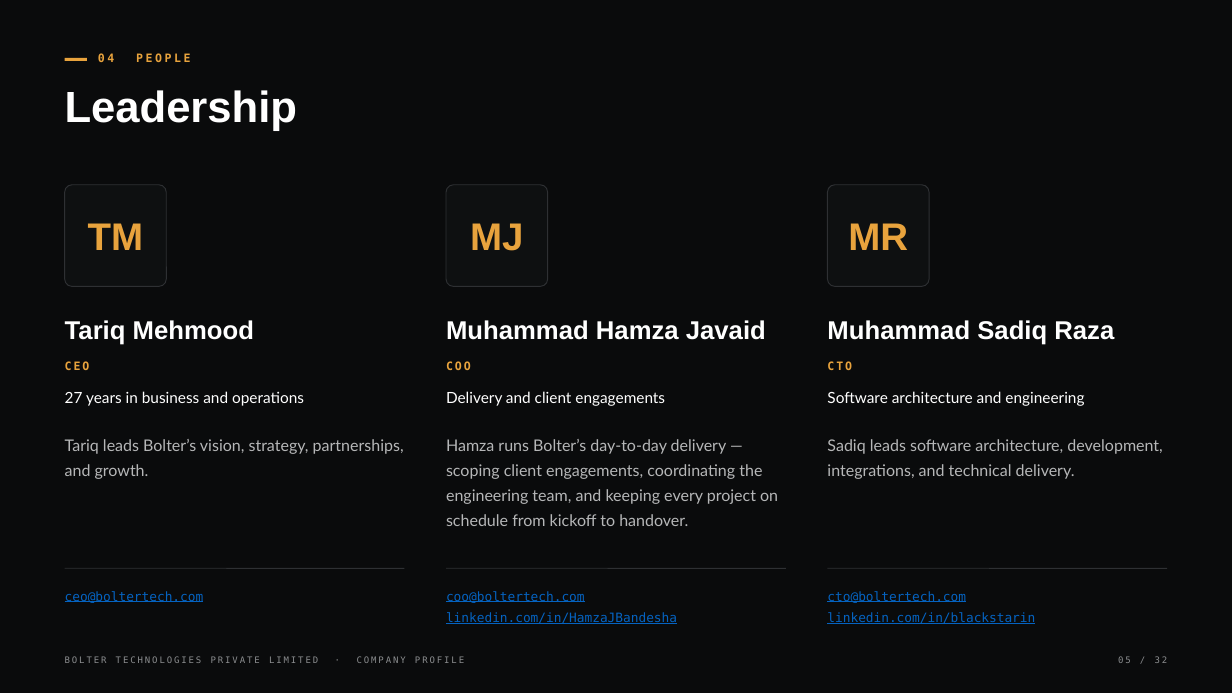
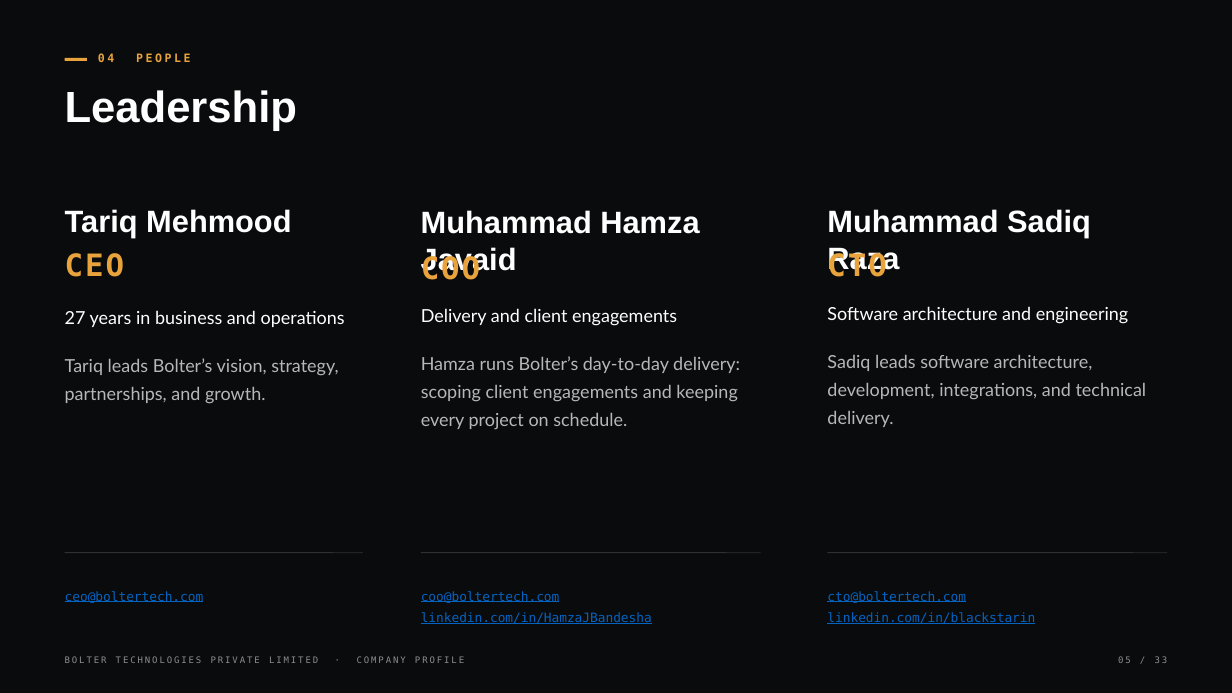
Before and after one commit to blackstargit/boltertech.com, a slide deck: slide 5 of documentation/company-profile/Bolter-Technologies-Company-Profile.pptx. Drawn at 1232x693 pixels with LibreOffice and Linux fonts; fonts in the diff are those of the drawing. Boxes give left, top, right and bottom in pixels: in the first picture for what was removed or moved away, otherwise in the second. Text is boxed around its words. In the diff, an @@ line names an element or a change of style, - is before the commit and + after.

Commit message:
feat: update Bolter Technologies company profile presentation

```diff
--- a/documentation/company-profile/Bolter-Technologies-Company-Profile.pptx
+++ b/documentation/company-profile/Bolter-Technologies-Company-Profile.pptx
@@ text "Tariq Mehmood": place and size @@
-text "Tariq Mehmood" at box(65, 320, 254, 345)
+text "Tariq Mehmood" at box(65, 209, 291, 237)
@@ rounded rectangle removed at box(65, 185, 166, 287) @@
-TM
@@ size 20 to 24 pt in 3 elements at box(65, 209, 291, 237), box(827, 209, 1091, 274), box(421, 210, 699, 275) @@
@@ text "Muhammad Hamza Javaid": place and size @@
-text "Muhammad Hamza Javaid" at box(446, 320, 766, 340)
+text "Muhammad Hamza Javaid" at box(421, 210, 699, 275)
@@ rounded rectangle removed at box(446, 185, 548, 287) @@
-MJ
@@ text "Muhammad Sadiq Raza": place and size @@
-text "Muhammad Sadiq Raza" at box(827, 320, 1114, 345)
+text "Muhammad Sadiq Raza" at box(827, 209, 1091, 274)
@@ rounded rectangle removed at box(828, 185, 930, 287) @@
-MR
@@ text "CEO": place and size @@
-text "CEO" at box(65, 361, 90, 370)
+text "CEO" at box(65, 253, 124, 277)
@@ size 9 to 24 pt in 3 elements at box(65, 253, 124, 277), box(827, 251, 886, 277), box(421, 253, 480, 285) @@
@@ text "COO": place and size @@
-text "COO" at box(446, 361, 471, 370)
+text "COO" at box(421, 253, 480, 285)
@@ text "CTO": place and size @@
-text "CTO" at box(827, 361, 852, 370)
+text "CTO" at box(827, 251, 886, 277)
@@ text "27 years in business and ...": place and size @@
-text "27 years in business and ..." at box(65, 391, 304, 406)
+text "27 years in business and ..." at box(65, 310, 345, 327)
@@ size 12 to 14 pt in 3 elements at box(65, 310, 345, 327), box(827, 306, 1128, 324), box(421, 308, 677, 326) @@
@@ text "Delivery and client engagements": place and size @@
-text "Delivery and client engagements" at box(446, 391, 665, 406)
+text "Delivery and client engagements" at box(421, 308, 677, 326)
@@ text "Software architecture and engineering": place and size @@
-text "Software architecture and engineering" at box(827, 391, 1084, 406)
+text "Software architecture and engineering" at box(827, 306, 1128, 324)
@@ text "Tariq leads Bolter’s vision, strategy, ...": place and size @@
-text "Tariq leads Bolter’s vision, strategy, ..." at box(65, 439, 404, 479)
+text "Tariq leads Bolter’s vision, strategy, ..." at box(65, 358, 338, 404)
@@ text "Tariq leads Bolter’s vision, strategy, ..." at box(65, 358, 338, 404): size 12.5 to 14 pt @@
@@ text at box(421, 356, 740, 430): text changed; size 12.5 to 14 pt @@
-Hamza runs Bolter’s day-to-day delivery — scoping client engagements, coordinating the engineering team, and keeping every project on schedule from kickoff to handover.
+Hamza runs Bolter’s day-to-day delivery: scoping client engagements and keeping every project on schedule.
@@ text "Sadiq leads software architecture, development, ..." at box(827, 355, 1147, 427): size 12.5 to 14 pt @@
@@ text "Sadiq leads software architecture, development, ...": place and size @@
-text "Sadiq leads software architecture, development, ..." at box(827, 439, 1162, 479)
+text "Sadiq leads software architecture, development, ..." at box(827, 355, 1147, 427)
@@ line moved from (65, 568) - (405, 568) to (65, 553) - (363, 553) @@
@@ line moved from (446, 568) - (787, 568) to (421, 553) - (761, 553) @@
@@ line moved from (828, 568) - (1167, 568) to (828, 553) - (1167, 553) @@
@@ text "coo@boltertech.com": place and size @@
-text "coo@boltertech.com" at box(446, 591, 677, 624)
+text "coo@boltertech.com" at box(421, 591, 652, 624)
```
Also in this commit, not shown: 30 other slides changed, 1 slide added.
